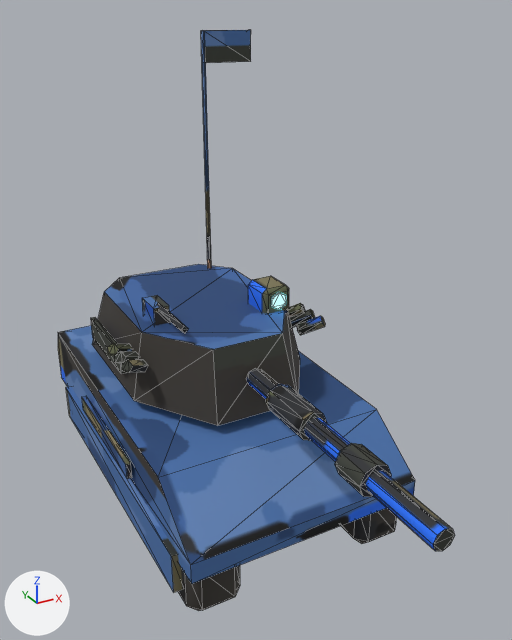
What one commit did to the glTF model game/assets/models/assault_dl7_blue.glb.
The view is the same before and after, from a 50 mm camera at (-0.355, -0.768, 0.607) aimed at (0.009, -0.106, 0.276). Every picture has the same lights, and +X, +Y and +Z are marked at lower left. The first picture is the older version. Mesh edges are drawn as thin lines. Vertices at exactly the same position are counted once.

Before the edit, the objects in view are built like this:
```python
me_cube = bpy.data.meshes.new('Cube')
me_cube.from_pydata(...)  # 320 vertices, 536 faces; spans x -0.155..0.155, y -0.44..0.255, z 0.005..0.58
# faces by material slot: [516, 20]
me_cube.materials.append(mat_baked)  # picture img_bake
me_cube.materials.append(mat_glow_optic)  # cyan #7cf0ff, glowing cyan #7cf0ff
ob_assault_dl7_blue = bpy.data.objects.new('assault_dl7_blue', me_cube)
ob_assault_dl7_blue.location = (0.0, 0.0, 0.0)
```
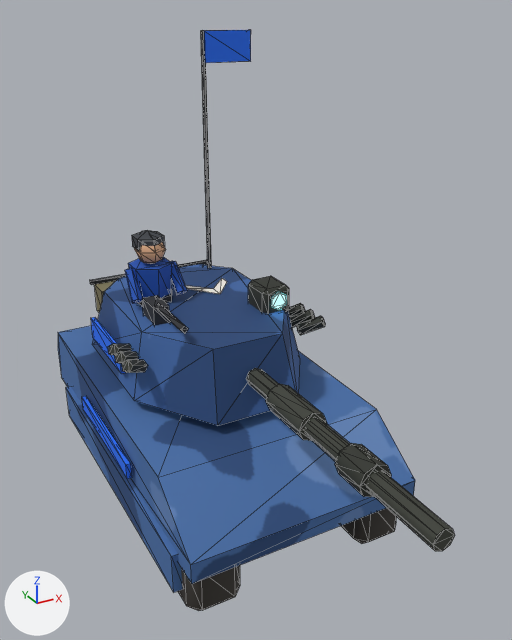
Edits to the bpy script that builds the scene:
```text
Change me_cube:
    used by ob_assault_dl7_blue; location = (0.0, 0.0, 0.0)
    remove me_cube.from_pydata(...)  # 320 vertices, 536 faces; spans x -0.155..0.155, y -0.44..0.255, z 0.005..0.58
    add me_cube.from_pydata(...)  # 440 vertices, 728 faces; spans x -0.155..0.155, y -0.44..0.255, z 0.005..0.58
    me_cube part 1: a new loose piece, an 8-sided cylinder along z spanning x -0.078..-0.022, y 0.047..0.103, z 0.248..0.258, in mat_baked (picture img_bake)
    me_cube part 2: a new loose piece, a 6-sided cut cone along z (radius 0.025 at the low end, 0.029 at the high end) spanning x -0.075..-0.025, y 0.046..0.104, z 0.253..0.3, in mat_baked (picture img_bake)
    me_cube part 3: a new loose piece, a UV sphere (6 segments, 4 rings, poles along z) spanning x -0.068..-0.032, y 0.053..0.093, z 0.3..0.34, in mat_baked (picture img_bake)
    me_cube part 4: a new loose piece, a UV sphere (6 segments, 3 rings, poles along z) spanning x -0.068..-0.032, y 0.056..0.1, z 0.314..0.344, in mat_baked (picture img_bake)
    me_cube part 5: a new loose piece, a box spanning x -0.09..-0.034, y 0.174..0.21, z 0.191..0.233, in mat_baked (picture img_bake)
    me_cube part 6: a new loose piece, a box spanning x -0.095..0.095, y 0.209..0.215, z 0.233..0.239, in mat_baked (picture img_bake)
    me_cube part 7
    26 vertices are added at x -0.089..0.065, y 0.041..0.097, z 0.252..0.3
    36 new faces join them, mat_baked (picture img_bake)
    me_cube part 8: 534 kept faces spanning x -0.155..0.155, y -0.44..0.255, z 0.005..0.58 get new texture (UV) coordinates
    other edits to the shape of me_cube do not show in these pictures
```

Location of each change, (x1, y1, x2, y2) in pixels of the pictures (512 x 640 px):
part 1 of me_cube, added
    after: (136, 289, 172, 306)
part 2 of me_cube, added (blue)
    after: (128, 257, 172, 298)
part 3 of me_cube, added (brown)
    after: (134, 243, 166, 264)
part 4 of me_cube, added
    after: (132, 230, 165, 251)
part 5 of me_cube, added
    after: (94, 281, 115, 312)
part 6 of me_cube, added
    after: (90, 260, 208, 285)
part 7 of me_cube, added (blue)
    after: (125, 261, 227, 303)
part 8 of me_cube, surface changed
    both: (58, 30, 451, 603)
